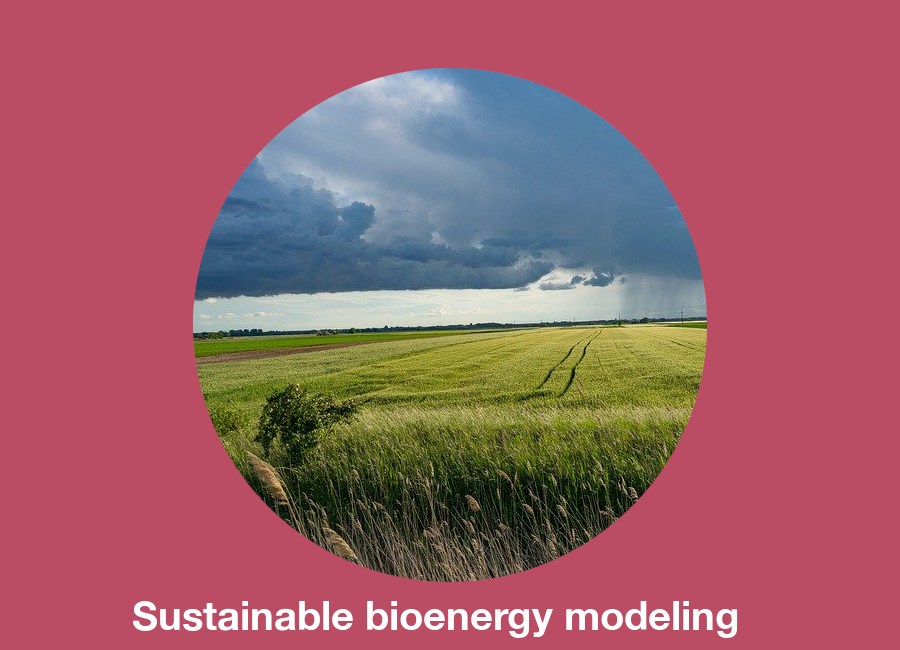
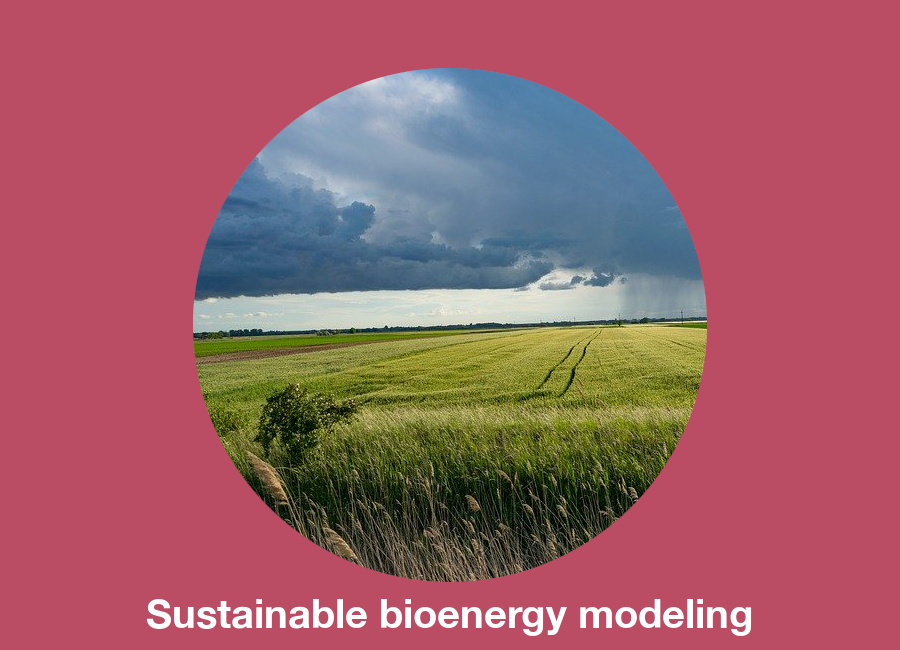
Layer changes from the first 900px x 650px image to the second:
renamed "Sustainable bioenergy modeling..." to "Sustainable bioenergy modeling", painted on it over [left=132, top=599, right=752, bottom=638]
